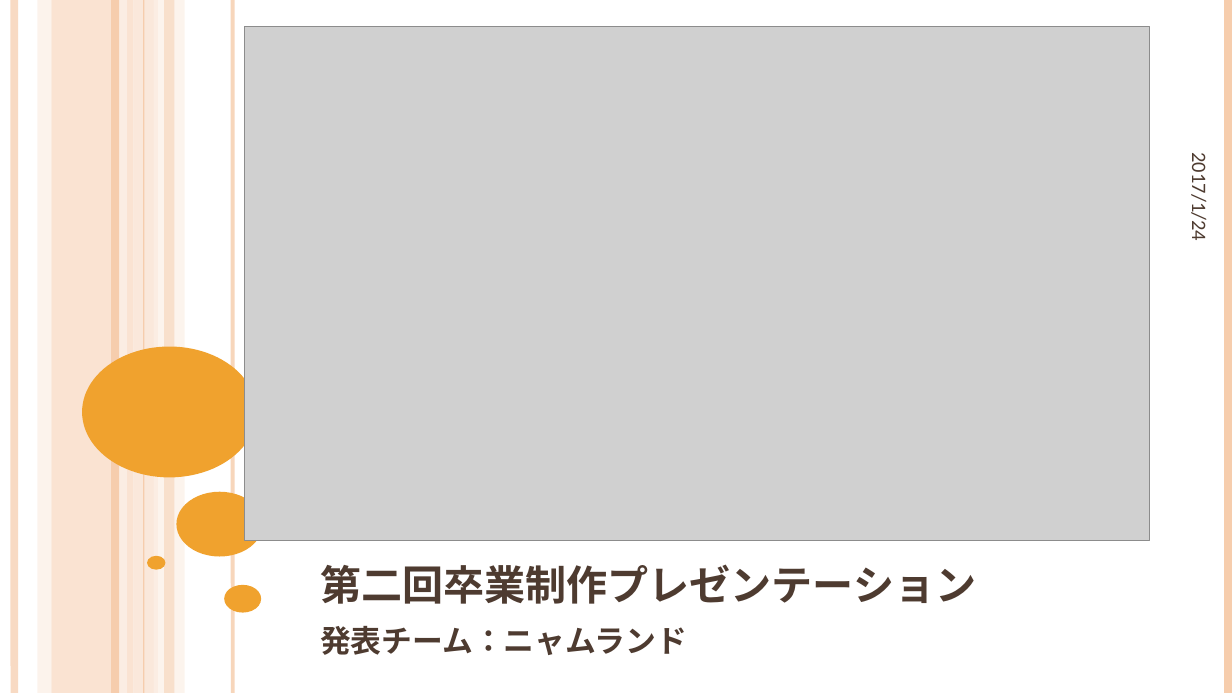
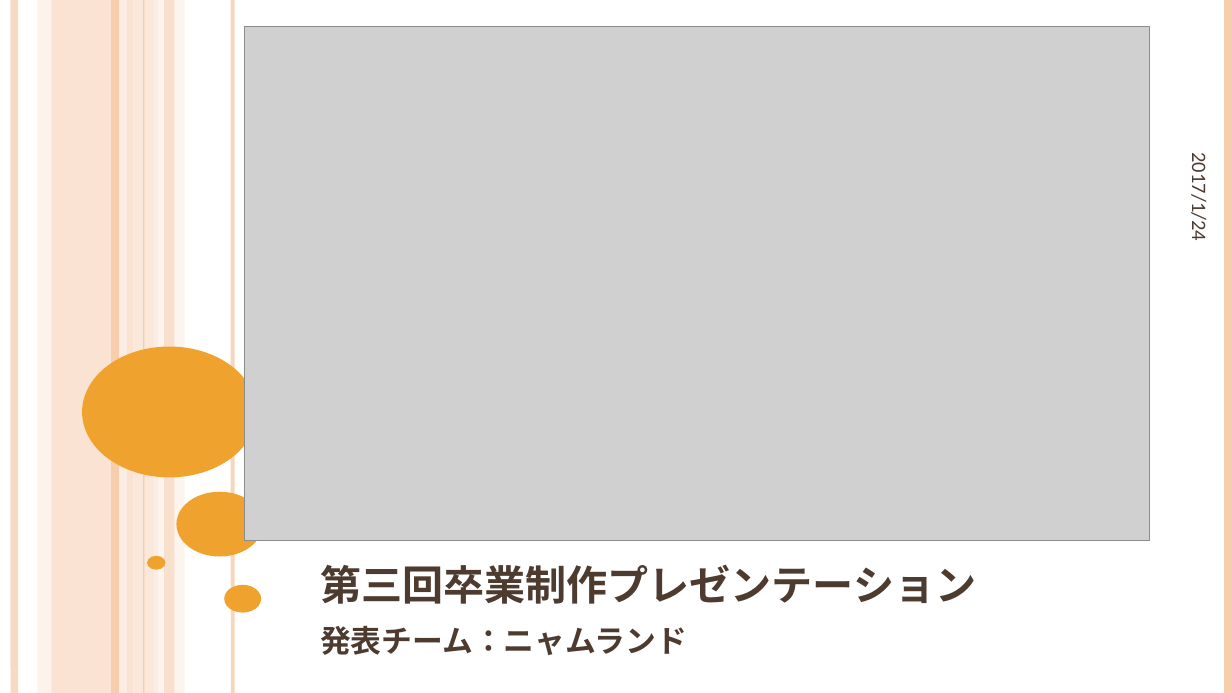
Before and after one commit to NyamLand/VSRPG, a slide deck: slide 1 of 仕様/プレゼンテーション/第三回発表.pptx. Drawn at 1232x693 pixels with LibreOffice and Linux fonts; fonts in the diff are those of the drawing; grey boxes stand for pictures. Boxes give left, top, right and bottom in pixels: in the first picture for what was removed or moved away, otherwise in the second. Text is boxed around its words. In the diff, an @@ line names an element or a change of style, - is before the commit and + after.

```diff
--- a/仕様/プレゼンテーション/第三回発表.pptx
+++ b/仕様/プレゼンテーション/第三回発表.pptx
@@ title at <box>320,564,976,604</box>: text changed @@
-第二回卒業制作プレゼンテーション
+第三回卒業制作プレゼンテーション
```
Also in this commit, not shown: 1 slide added, 1 slide removed, 1 other file.
